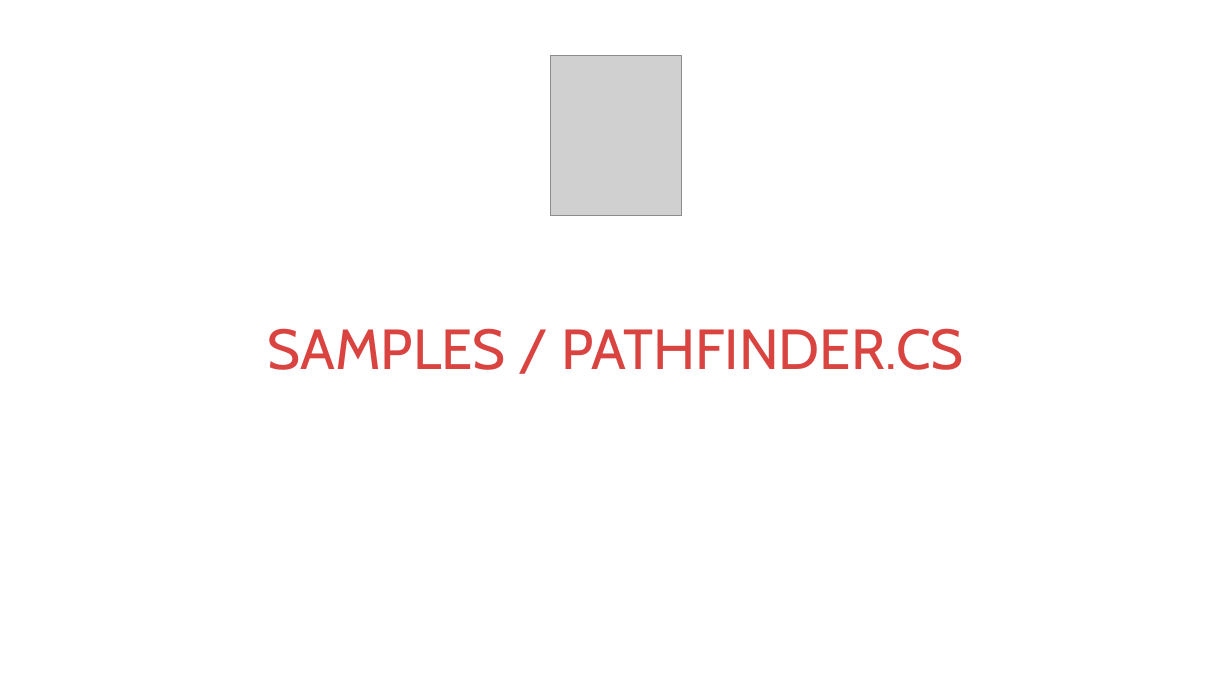
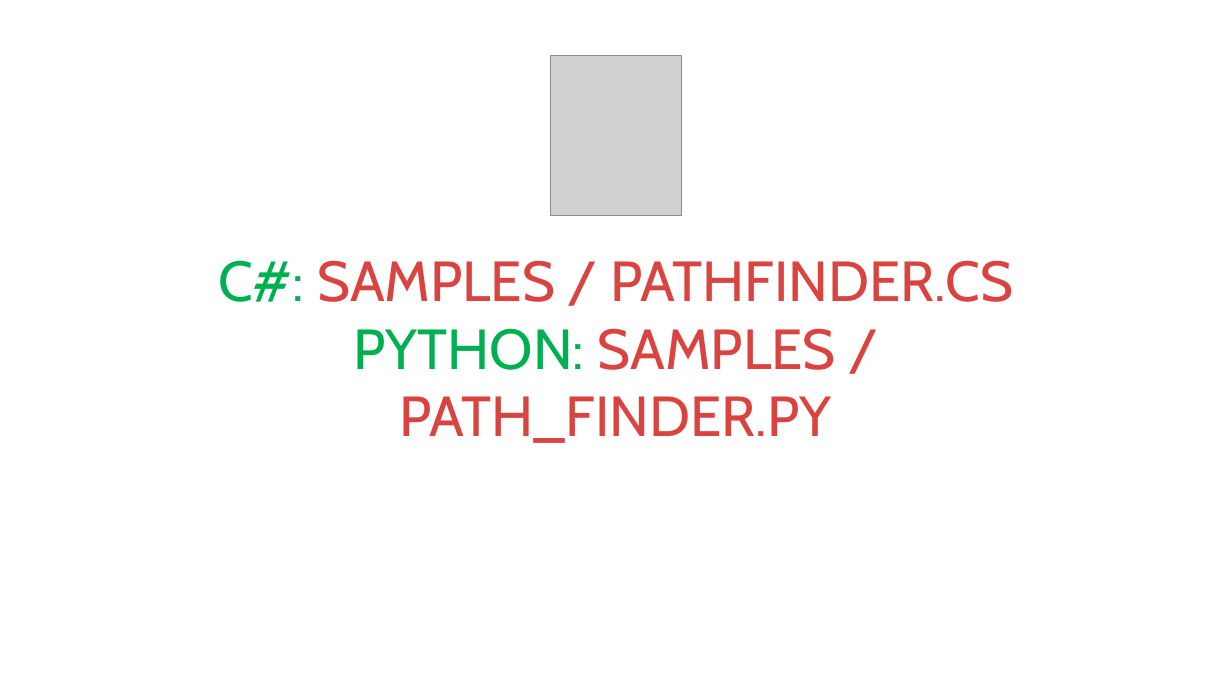
Before and after one commit to kontur-courses/clean-code, a slide deck: slide 44 of clean-code.pptx (slide 43 before the commit). Drawn at 1232x693 pixels with LibreOffice and Linux fonts; fonts in the diff are those of the drawing; grey boxes stand for pictures. Boxes give left, top, right and bottom in pixels: in the first picture for what was removed or moved away, otherwise in the second. Text is boxed around its words. In the diff, an @@ line names an element or a change of style, - is before the commit and + after.

Commit message:
add python in presentation

```diff
--- a/clean-code.pptx
+++ b/clean-code.pptx
@@ title at (218, 260, 1014, 443): text changed @@
-SAMPLES / PATHFINDER.CS
+C#: SAMPLES / PATHFINDER.CS
+PYTHON: SAMPLES / PATH_FINDER.PY
```
Also in this commit, not shown: 2 other slides changed, 6 slides added.
